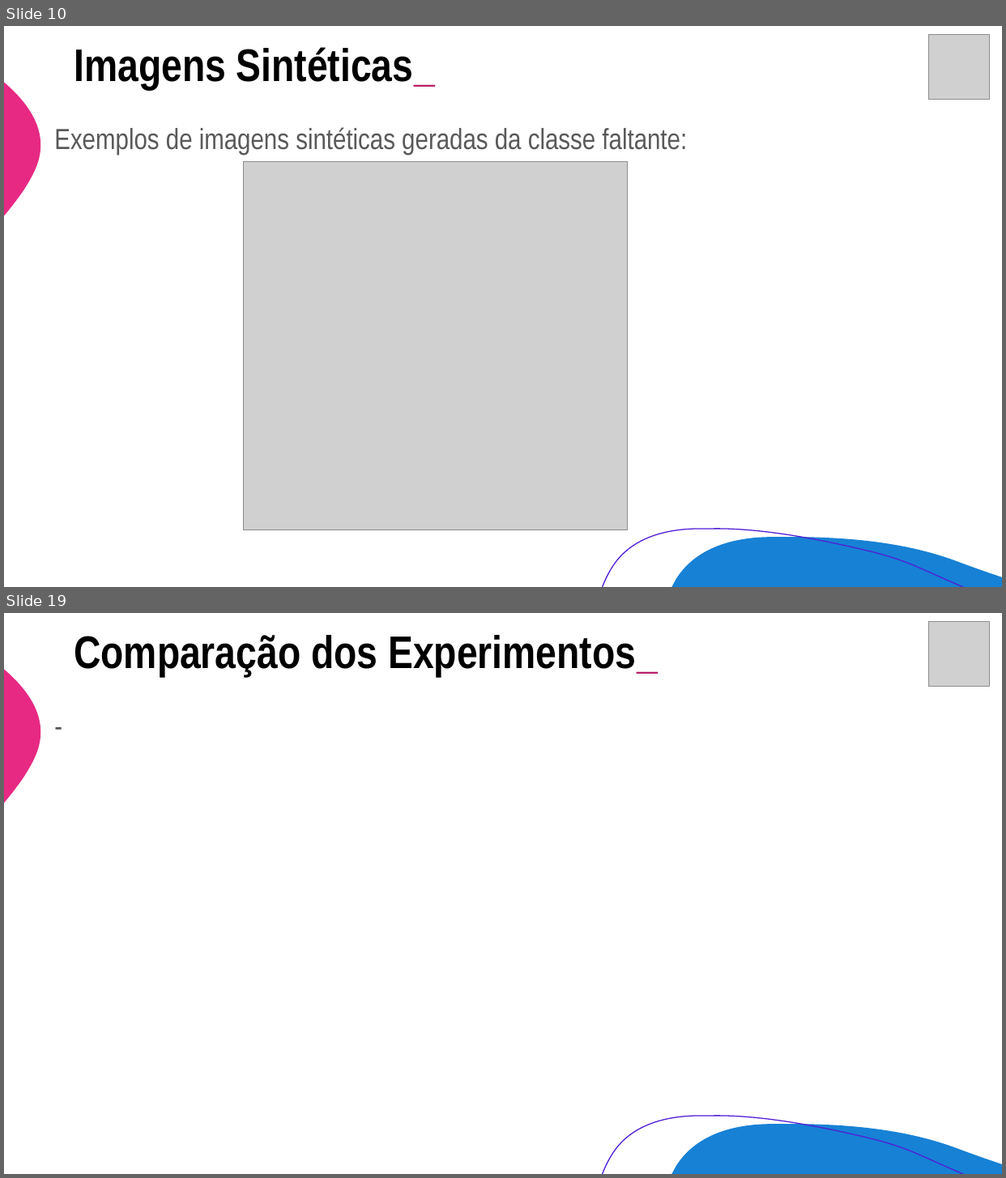
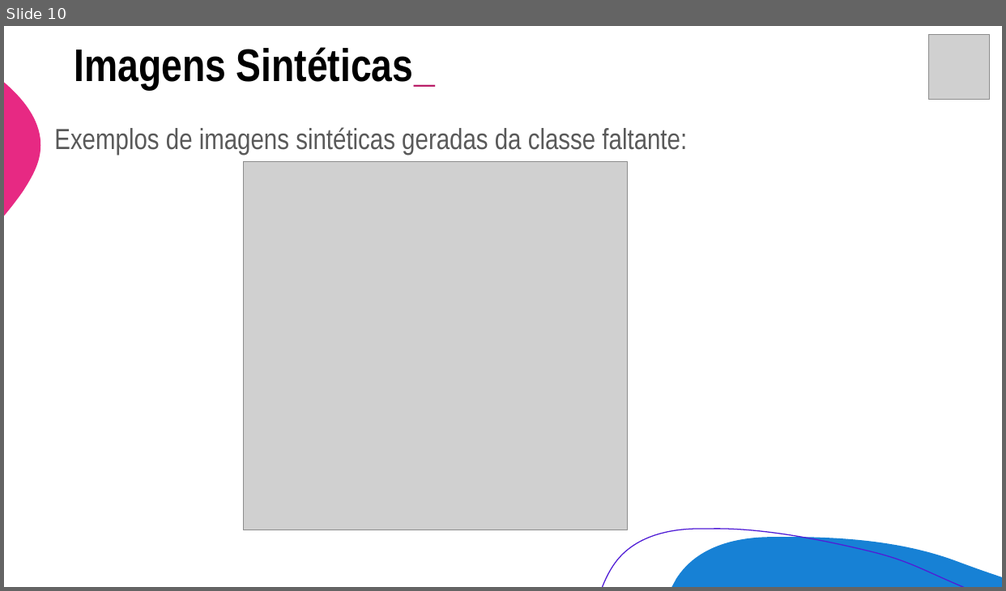
Before and after one commit to mauriciosobrinho/mdc-unicamp-final-project, a slide deck: ppt/Preliminar_Presentation.pptx. Shown one above the other, each under a label of ours: slides 10 and 19 before the commit, slide 10 after it; the slides between them are not shown. The pictures are 1006x1178 and 1006x591 pixels, drawn with LibreOffice and Linux fonts; fonts in the diff are those of the drawing; grey boxes stand for pictures. Boxes give left, top, right and bottom in pixels: in the first picture for what was removed or moved away, otherwise in the second. Text is boxed around its words. In the diff, an @@ line names an element or a change of style, - is before the commit and + after.

```diff
--- a/ppt/Preliminar_Presentation.pptx
+++ b/ppt/Preliminar_Presentation.pptx
@@ slide 19 removed at (x1=4, y1=613, x2=1002, y2=1174), background #FFFFFF; not listed: 3 template elements that a slide beside it also shows @@
@@ text removed at (x1=74, y1=635, x2=658, y2=677) @@
-Comparação dos Experimentos_
@@ picture removed at (x1=928, y1=622, x2=989, y2=687) @@
@@ text removed at (x1=48, y1=696, x2=720, y2=749) @@
--
```
Also in this commit, not shown: 10 slides changed, 3 slides added, 2 other slides removed.
